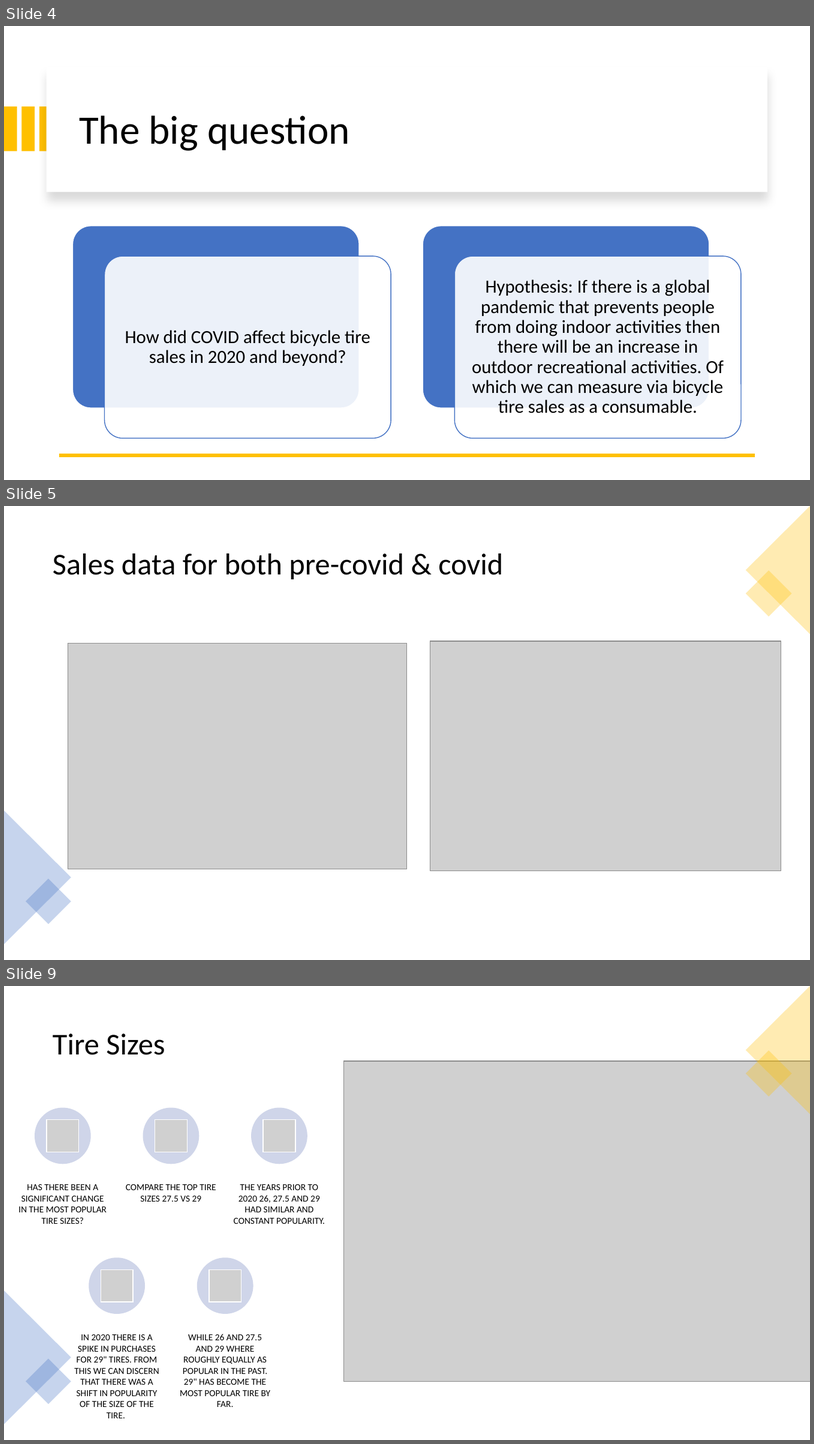
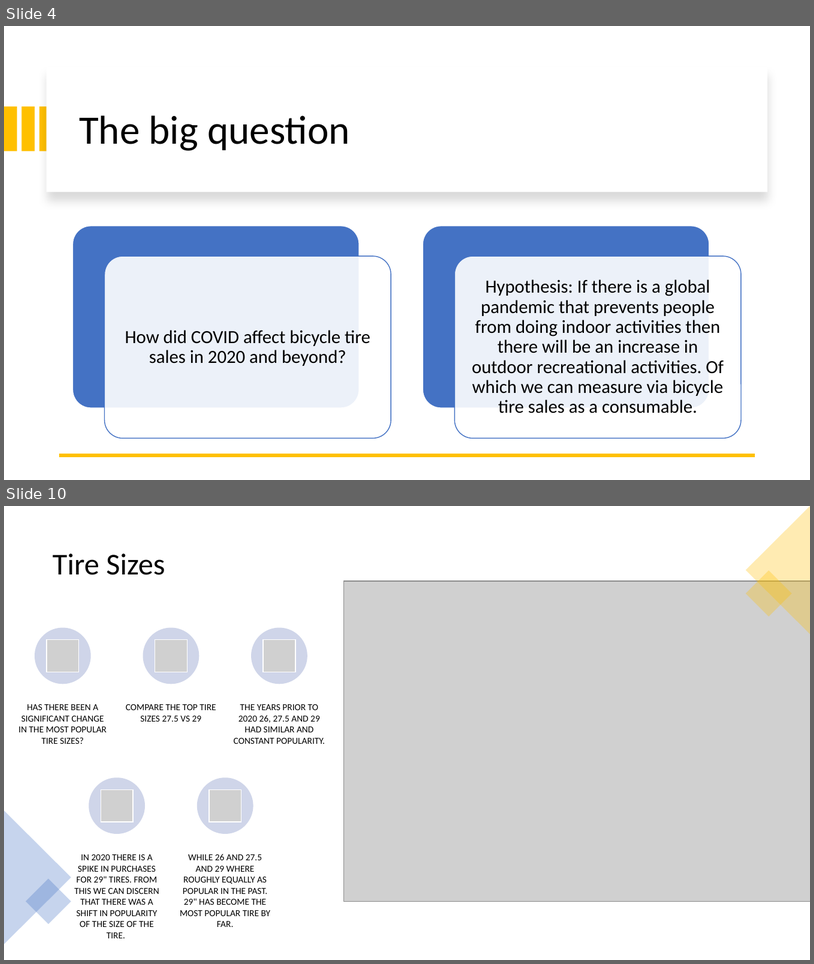
Before and after one commit to 2Delta/GT-Coding-Boot-Camp_Project-1, a slide deck: Project_power_point.pptx. Shown one above the other, each under a label of ours: slides 4, 5 and 9 before the commit, slides 4 and 10 after it; the slides between them are not shown. The pictures are 814x1444 and 814x964 pixels, drawn with LibreOffice and Linux fonts; fonts in the diff are those of the drawing; grey boxes stand for pictures. Boxes give left, top, right and bottom in pixels: in the first picture for what was removed or moved away, otherwise in the second. Text is boxed around its words. In the diff, an @@ line names an element or a change of style, - is before the commit and + after.

```diff
--- a/Project_power_point.pptx
+++ b/Project_power_point.pptx
@@ slide 5 removed at <box>4,506,810,960</box>, background #FFFFFF @@
@@ triangle removed at <box>746,506,810,634</box> @@
@@ title removed at <box>53,553,503,579</box> @@
-Sales data for both pre-covid & covid
@@ rectangle removed at <box>746,571,792,617</box> @@
@@ picture removed at <box>68,643,408,869</box> @@
@@ picture removed at <box>431,641,782,871</box> @@
@@ triangle removed at <box>4,810,71,944</box> @@
@@ rectangle removed at <box>26,878,71,924</box> @@
@@ what was slide 9 is now slide 10 @@
```
Also in this commit, not shown: 3 slides changed, 4 slides added, 1 other slide removed.
